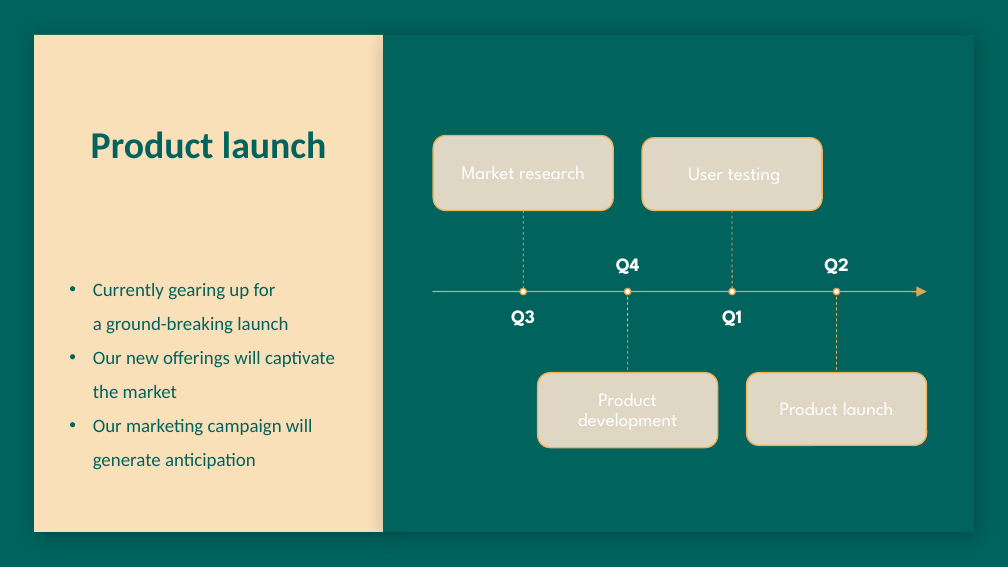
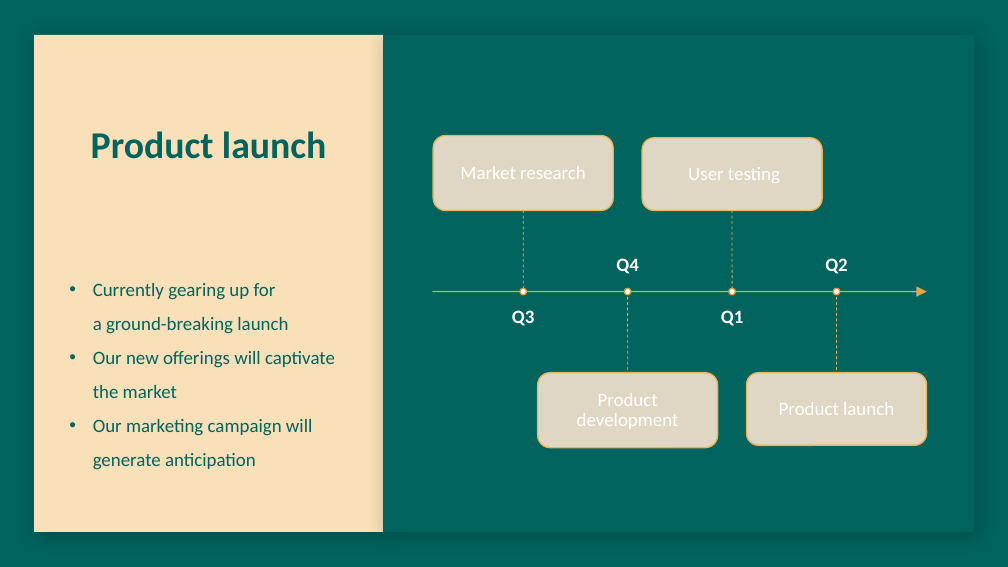
Before and after one commit to sm0lhack/onyx, a slide deck: slide 6 of backend/onyx/server/features/build/sandbox/image/templates/pptx/all-hands-template.pptx. Drawn at 1008x567 pixels with LibreOffice and Linux fonts; fonts in the diff are those of the drawing. Boxes give left, top, right and bottom in pixels: in the first picture for what was removed or moved away, otherwise in the second. Text is boxed around its words. In the diff, an @@ line names an element or a change of style, - is before the commit and + after.

```diff
--- a/backend/onyx/server/features/build/sandbox/image/templates/pptx/all-hands-template.pptx
+++ b/backend/onyx/server/features/build/sandbox/image/templates/pptx/all-hands-template.pptx
@@ font League Spartan to Calibri in 8 elements at (512, 310, 535, 326), (460, 166, 586, 179), (616, 258, 639, 274), (577, 393, 679, 429), (721, 310, 744, 326), (688, 167, 780, 183), (825, 258, 848, 274), (779, 402, 894, 415) @@
```
Also in this commit, not shown: 3 other slides changed, 2 other files.
